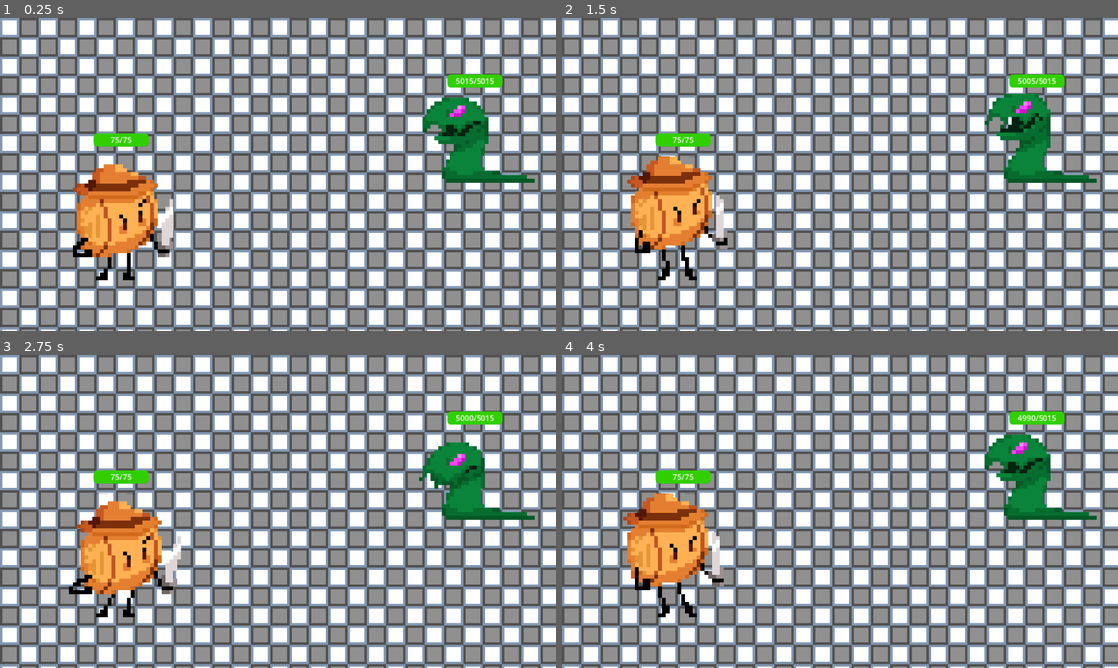
Above: before the commit, frames 1-4 (two rows, left to right).
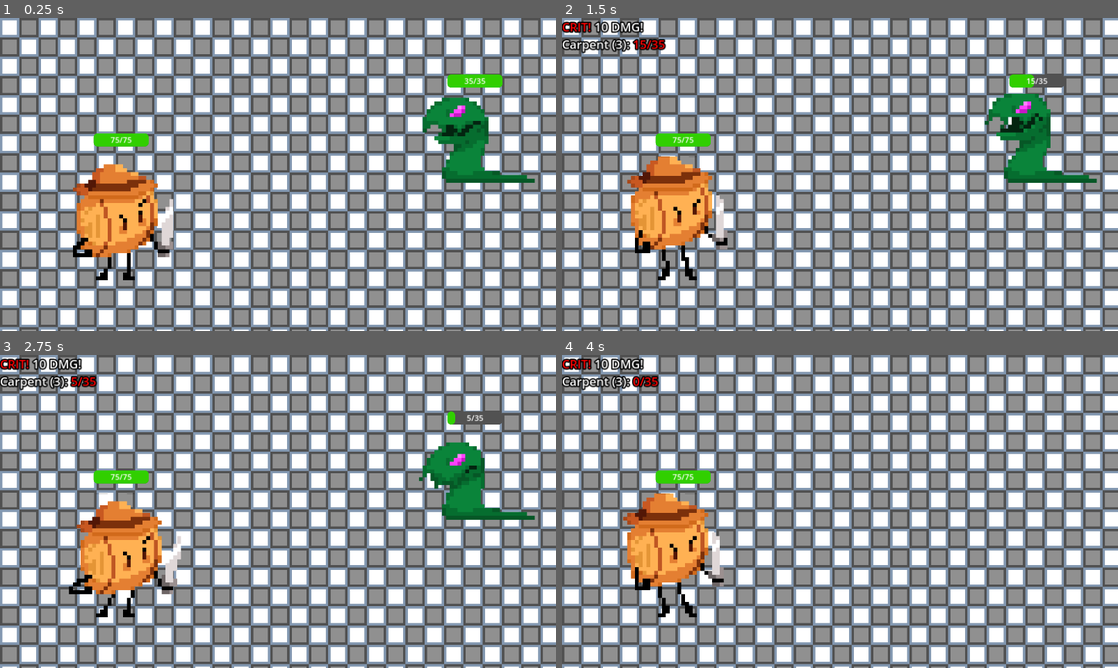
Above: after the commit, the same moments.

Repository: Neoloxal/CAMPQUESTGameYay
Game: Godot game, scene res://Scenes/main.tscn
Two runs of this game, one before a commit and one after it. Both use one fixed random seed, a clock stepped at 60 frames per second and the inputs below.
Inputs:
- Up to frame 1 (0.25 s): no input
- Up to frame 2 (1.5 s): tap Space (Use) at 0.6, 1.35 s
- Up to frame 3 (2.75 s): tap Space (Use) at 2.1 s
- Up to frame 4 (4 s): tap Enter at 2.75 s; tap Space (Use) at 2.85, 3.6 s

The runs differ from the first frame. In frame 1, less than 0.1% of the frame differs, in the area x 82-89%, y 19-22%; in frame 2, 1.3%; in frame 3, 1.4%; in frame 4, 3.9%, in the area x 0-97%, y 1-53%.

Commit message:
Added Chat and Damage Clamping

Diff:
--- a/Scenes/main.tscn
+++ b/Scenes/main.tscn
@@ -7,20 +7,21 @@
 
 [node name="Main" type="Node2D"]
 
-[node name="Character" parent="." groups=["Hero"] instance=ExtResource("1_gmnu1")]
+[node name="Character" parent="." node_paths=PackedStringArray("Chat") groups=["Hero"] instance=ExtResource("1_gmnu1")]
 position = Vector2(255, 415)
 script = ExtResource("2_k3jyj")
 Name = "Haybale"
+Chat = NodePath("../Chat Layer/Chat")
 Yoffset = -80
 MaxHP = 75
 Strength = 4
-Sharpness = 2
+Sharpness = 999
 
 [node name="Enemy" parent="." groups=["Enemy"] instance=ExtResource("2_4np33")]
 position = Vector2(988, 213)
 Name = "Carpent"
 MaxHP = 25
-Level = 999
+Level = 3
 HPPL = 5
 
 [node name="CanvasLayer" type="CanvasLayer" parent="."]
@@ -34,3 +35,20 @@
 grow_vertical = 2
 texture = ExtResource("4_v8ji5")
 stretch_mode = 1
+
+[node name="Chat Layer" type="CanvasLayer" parent="."]
+
+[node name="Chat" type="RichTextLabel" parent="Chat Layer"]
+offset_right = 398.0
+offset_bottom = 221.0
+theme_override_colors/font_outline_color = Color(0, 0, 0, 1)
+theme_override_constants/outline_size = 10
+theme_override_font_sizes/normal_font_size = 25
+theme_override_font_sizes/bold_font_size = 25
+theme_override_font_sizes/italics_font_size = 25
+theme_override_font_sizes/bold_italics_font_size = 25
+theme_override_font_sizes/mono_font_size = 25
+bbcode_enabled = true
+text = "Chat:
+[color=#FF0000]CRIT![/color] 10 DMG!
+Carpent (3): [color=#FF0000]25/35[/color]"
--- a/Scripts/character.gd
+++ b/Scripts/character.gd
@@ -2,6 +2,7 @@
 
 @export_category("General")
 @export var Name = ""
+@export var Chat: RichTextLabel
 @export_category("Health")
 @export var Yoffset = 0
 @export var MaxHP = 100
@@ -11,35 +12,56 @@
 @export var Sharpness = 0
 @onready var CritChance = int(round((1 - pow(0.99, float(Sharpness))) * 100))
 
+# Attack Utils
+func clamp_dmg(dmg:int,enemy):
+	if dmg > enemy.HP:
+		dmg = enemy.HP
+	return dmg
+
+func get_crit():
+	""" MAKE SURE ATTACK HAS
+		if isCrit:
+			dmg *= 2
+	"""
+	var isCrit = false
+	if Utils.rng.randi_range(0,100) <= CritChance:
+		isCrit = true
+	return isCrit
+
 func print_damage(enemy,damage:int,crit:bool):
-	# DMG MUST BE MULTIPLIED IN FUNC!!!!!!!
+	# CRIT DMG MUST BE MULTIPLIED IN FUNC!!!!!!!
+	var text = ""
 	if crit:
-		print_rich("CRIT! {DMG} DMG!
-{Name} ({Level}): [color=#FF0000]{HP}/{MaxHP}[/color] {Status}"
-		.format({"DMG":damage,
-		"Name":enemy.Name, "Level":enemy.Level, "HP":enemy.HP, "MaxHP":enemy.MaxHP, "Status":enemy.get_status()}))
+		text = "[color=#FF0000]CRIT![/color] {DMG} DMG!
+{Name} ({Level}): [color=#FF0000]{HP}/{MaxHP}[/color] {Status}".format({
+	"DMG":damage,
+	"Name":enemy.Name, "Level":enemy.Level, "HP":enemy.HP, "MaxHP":enemy.MaxHP, "Status":enemy.get_status()})
 	else:
-		print_rich("{DMG} DMG!
-{Name} ({Level}): [color=#FF0000]{HP}/{MaxHP}[/color] {Status}"
-		.format({"DMG":damage,
-		"Name":enemy.Name, "Level":enemy.Level, "HP":enemy.HP, "MaxHP":enemy.MaxHP, "Status":enemy.get_status()}))
+		text = "{DMG} DMG!
+{Name} ({Level}): [color=#FF0000]{HP}/{MaxHP}[/color] {Status}".format({
+	"DMG":damage,
+	"Name":enemy.Name, "Level":enemy.Level, "HP":enemy.HP, "MaxHP":enemy.MaxHP, "Status":enemy.get_status()})
+	print_rich(text)
+	Chat.text = text
 
+# Attacks
 func basic_attack():
 	var Enemys = get_tree().get_nodes_in_group("Enemy")
 	for enemy in Enemys:
-		var isCrit = false
-		if Utils.rng.randi_range(0,100) <= CritChance:
-			isCrit = true
+		var isCrit = get_crit()
 		var dmg = Strength - (enemy.Defense - 1)
 		if isCrit:
 			dmg *= 2
-		enemy.HP -= dmg
+		var realDMG = clamp_dmg(dmg,enemy)
+		enemy.HP -= realDMG
 		print_damage(enemy,dmg,isCrit)
 
 func _ready():
 	%Animator.play("{Name}Idle".format({"Name":Name}))
 
 	%Health.position.y += Yoffset
+
+	Chat.text = ""
 
 func _process(_delta):
 	if HP != 0:
